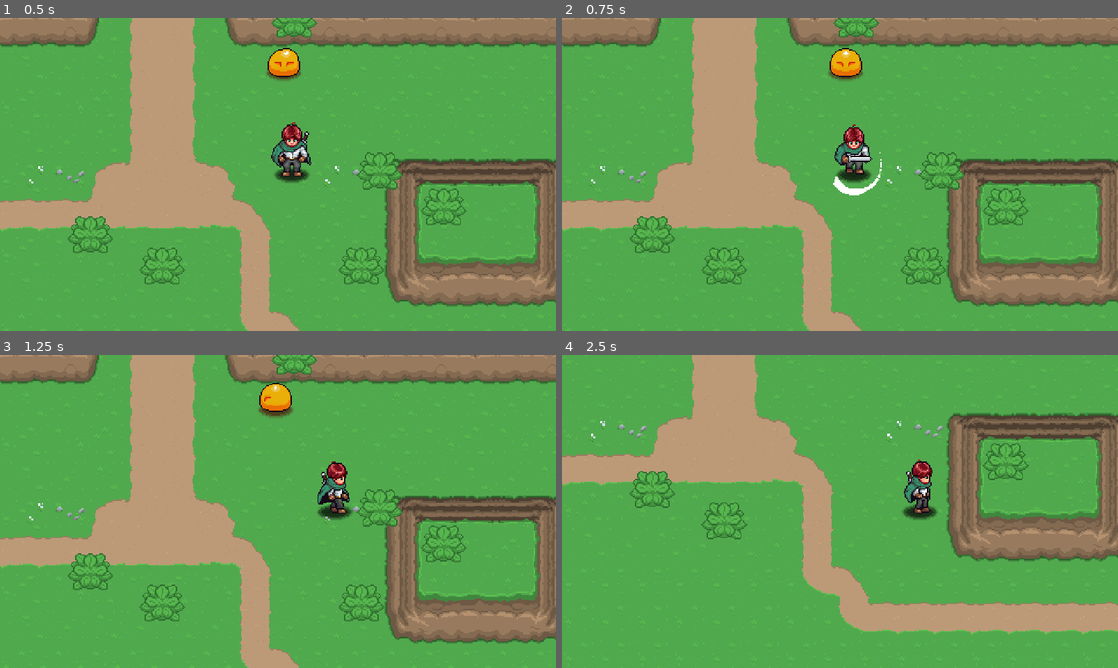
Above: before the commit, frames 1-4 (two rows, left to right).
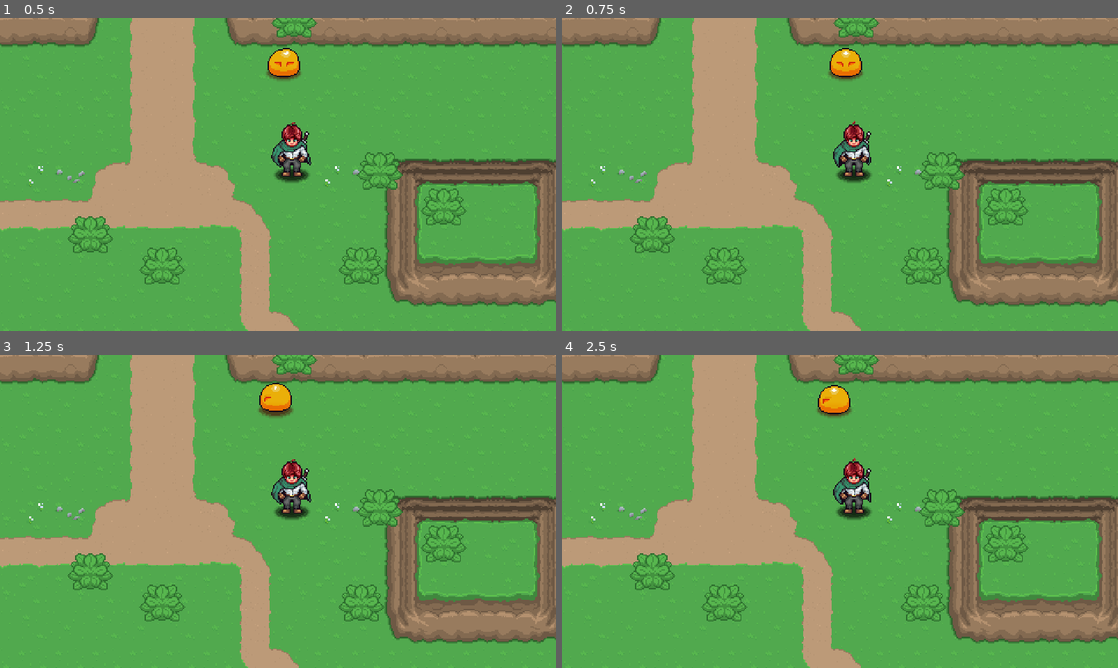
Above: after the commit, the same moments.

Repository: AndreRFBaT/Action-Adventure-RPG-2D
Game: Godot game, scene res://playground.tscn
Same seed, same stepped clock (60 frames per second), same inputs: the game is played once before the commit and once after it.
Inputs (mouse positions are in pixels of both pictures, inside the frame that each line leads up to):
- Up to frame 1 (0.5 s): no input
- Up to frame 2 (0.75 s): move the mouse to (962, 158) at 0.52 s; press the mouse at (962, 158) at 0.53 s; hold D (right) from 0.53 s (still down)
- Up to frame 3 (1.25 s): keep holding D (right)
- Up to frame 4 (2.5 s): move the mouse to (728, 527) at 1.27 s; release D (right) at 1.28 s; release the mouse at (728, 527) at 1.28 s; hold S (down) 1.28-2.03 s; click (728, 527) at 1.35 s; move the mouse to (895, 442) at 2.02 s; press the mouse at (895, 442) at 2.03 s; hold D (right) from 2.03 s (still down)

Frame 1 is identical in both runs. In frame 2, 0.8% of the frame differs, in the area x 48-58%, y 32-57%; in frame 3, 1.7%; in frame 4, 41%, in the area x 0-100%, y 0-100%.
Error before the commit: Invalid access to property or key 'player' on a base object of type 'Nil'. (res://Enemies/Scripts/enemy.gd:23)
Error after the commit: Invalid assignment of property or key 'player' with value of type 'CharacterBody2D (Player)' on a base object of type 'Nil'. (res://Player/Scripts/player.gd:17)

Commit message:
ENH: Player manager reference to self

Diff:
--- a/Player/Scripts/player.gd
+++ b/Player/Scripts/player.gd
@@ -14,6 +14,7 @@
 
 # Called when the node enters the scene tree for the first time.
 func _ready() -> void:
+	PlayerManager.player = self
 	state_machine.Initialize(self)
 	pass # Replace with function body.
 
@@ -58,7 +59,6 @@
 	return true
 
 
-
 func UpdateAnimation(state: String) -> void:
 	animation_player.play(state + "_" + AnimDirection())
 
